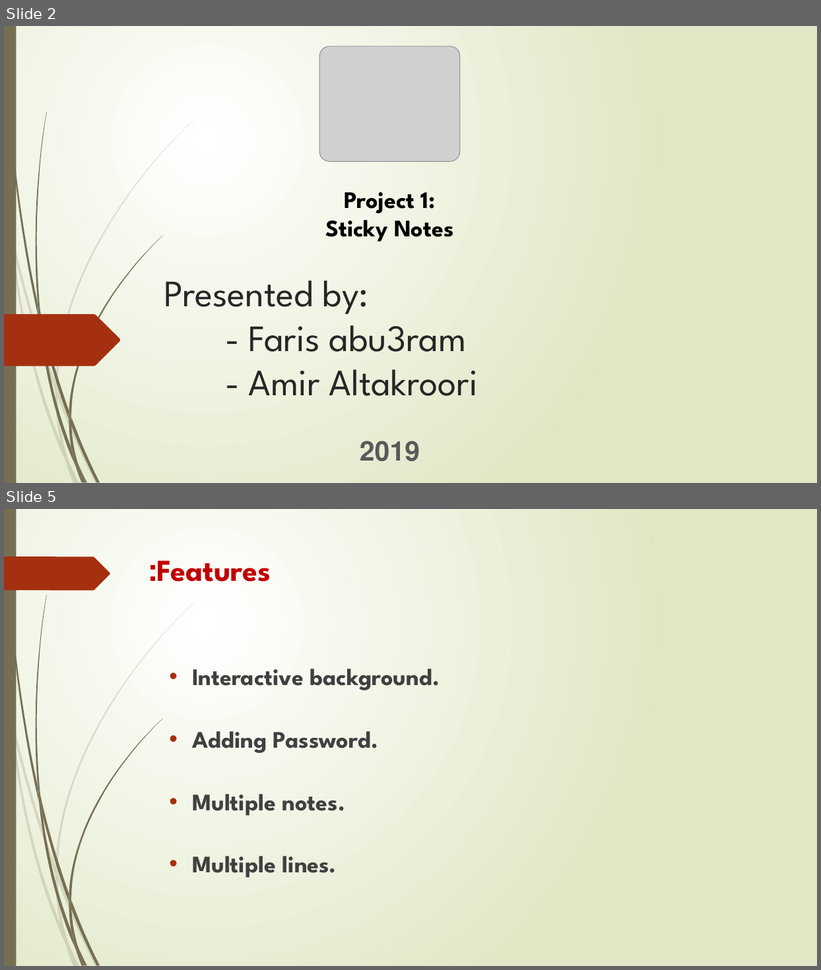
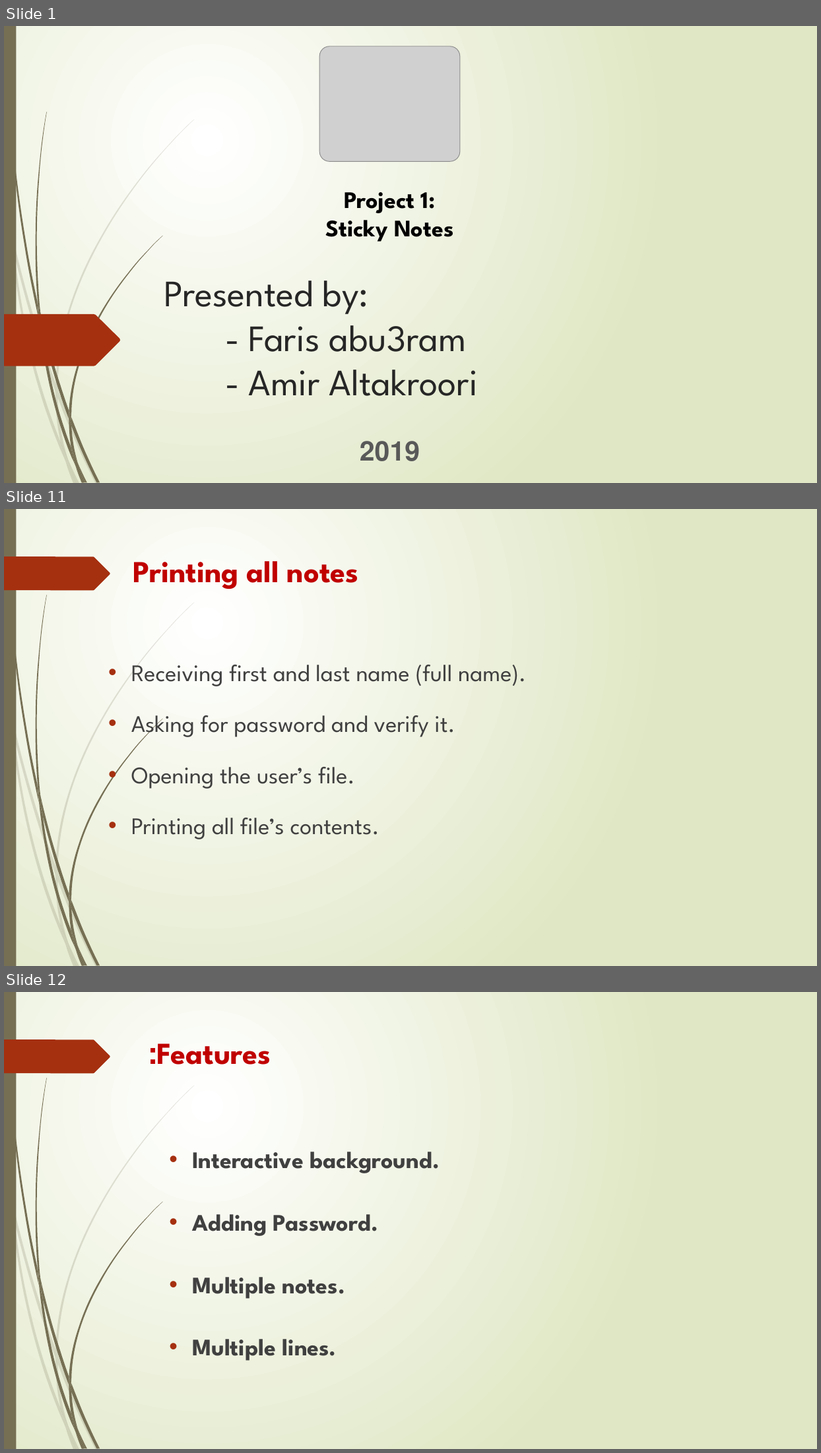
Before and after one commit to FaresAbuIram/stickynote, a slide deck: presnt/Developers.pptx. Shown one above the other, each under a label of ours: slides 2 and 5 before the commit, slides 1, 11 and 12 after it; the slides between them are not shown. The pictures are 821x970 and 821x1453 pixels, drawn with LibreOffice and Linux fonts; fonts in the diff are those of the drawing; grey boxes stand for pictures. Boxes give left, top, right and bottom in pixels: in the first picture for what was removed or moved away, otherwise in the second. Text is boxed around its words. In the diff, an @@ line names an element or a change of style, - is before the commit and + after.

```diff
--- a/presnt/Developers.pptx
+++ b/presnt/Developers.pptx
@@ slide 11 added at box(4, 509, 817, 966), background gradient #FFFFFF to #DFE8C4; not listed: 24 template elements that a slide beside it also shows @@
@@ title added at box(133, 561, 359, 589), 36 pt, text #C00000, bold @@
+Printing all notes
@@ text added at box(131, 665, 526, 840), 28 pt, text #404040 @@
+• Receiving first and last name (full name).
+• Asking for password and verify it.
+• Opening the user’s file.
+• Printing all file’s contents.
@@ what was slide 2 is now slide 1 @@
@@ what was slide 5 is now slide 12 @@
```
Also in this commit, not shown: 3 slides changed, 7 other slides added, 1 slide removed, 2 other files.
